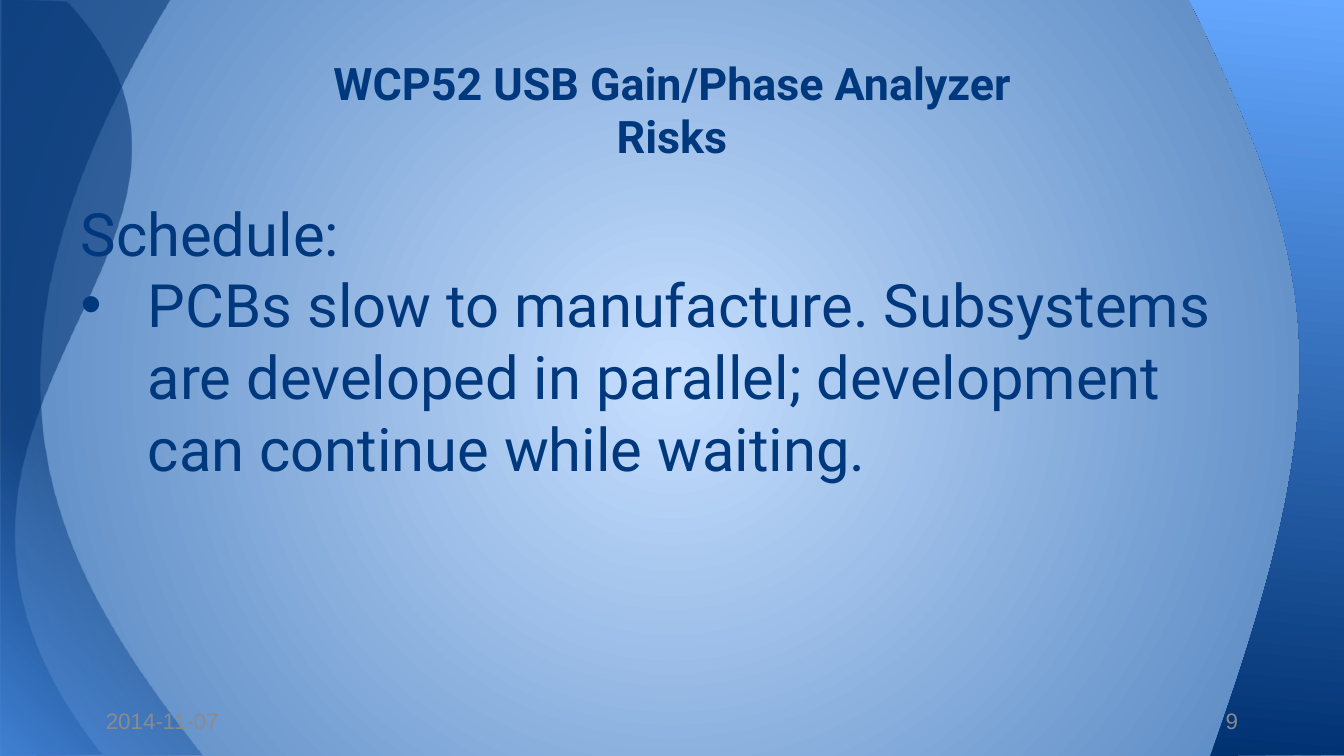
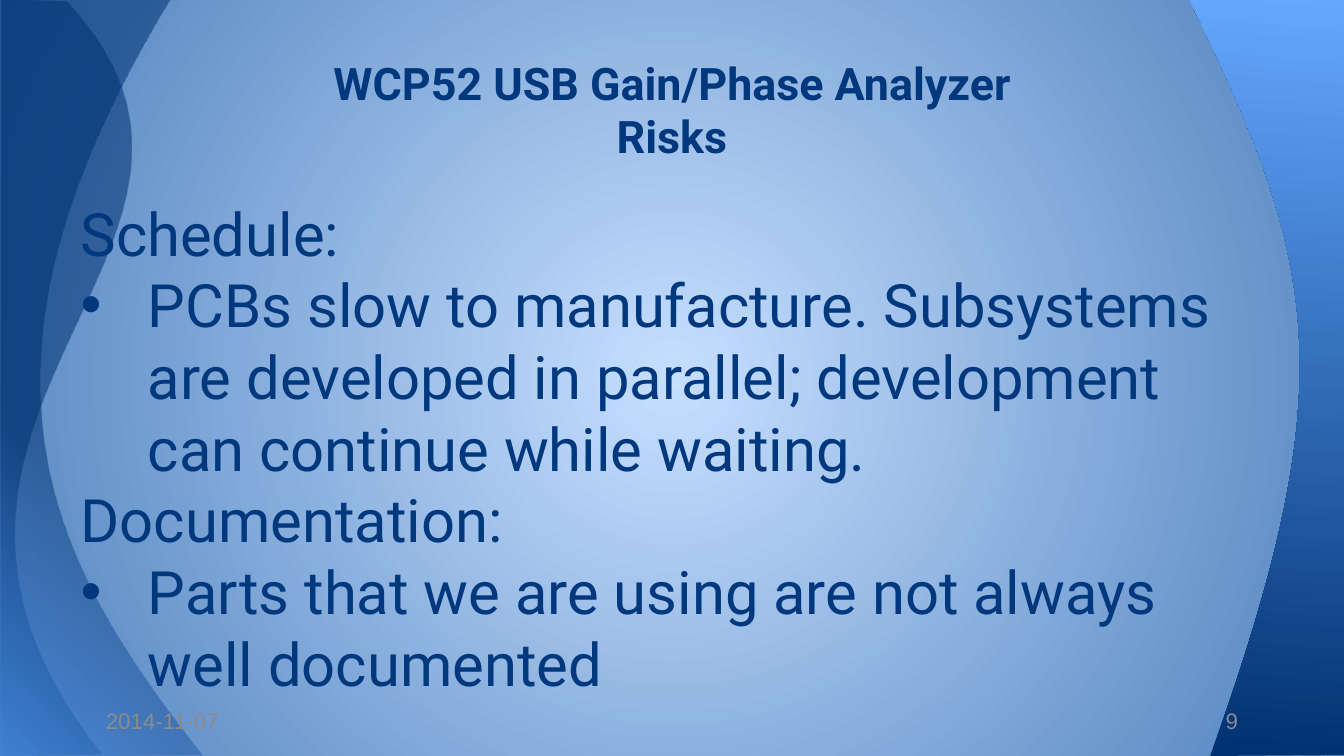
Before and after one commit to WCP52/docs, a slide deck: slide 9 of official/WCP52 Gain_Phase SAP.pptx. Drawn at 1344x756 pixels with LibreOffice and Linux fonts; fonts in the diff are those of the drawing. Boxes give left, top, right and bottom in pixels: in the first picture for what was removed or moved away, otherwise in the second. Text is boxed around its words. In the diff, an @@ line names an element or a change of style, - is before the commit and + after.

```diff
--- a/official/WCP52 Gain_Phase SAP.pptx
+++ b/official/WCP52 Gain_Phase SAP.pptx
@@ text at (81,487,1156,701): paragraphs added @@
+Documentation:
+• Parts that we are using are not always well documented
```
Also in this commit, not shown: 1 other slide changed.
